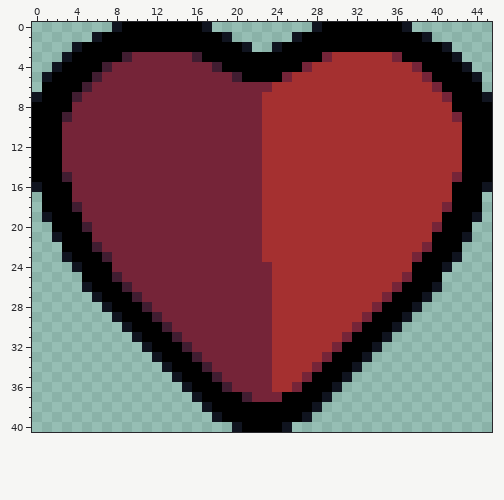
Pixel-art sprite, stored at Assets/Art/Temporary art/hp.png. The picture above is the old version.
The file is 46x41 pixels.
Now the later version:
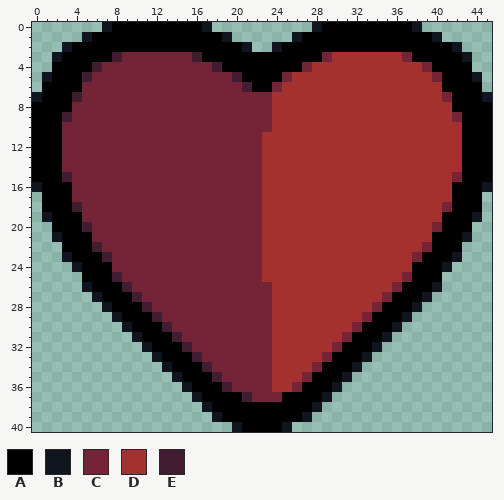
Palette (. is transparent): A #000000  B #10141f  C #752438  D #a53030  E #411d31
Diff:
{"y":0,"x":7,"old":".B","new":"BA"}
{"y":0,"x":37,"old":"B.","new":"AB"}
{"y":1,"x":5,"old":".B","new":"BA"}
{"y":1,"x":39,"old":"B.","new":"AB"}
{"y":2,"x":3,"old":".B","new":"BA"}
{"y":2,"x":41,"old":"B.","new":"AB"}
{"y":3,"x":2,"old":".B","new":"BA"}
{"y":3,"x":8,"old":"AE","new":"EC"}
{"y":3,"x":36,"old":"CA","new":"DC"}
{"y":3,"x":42,"old":"B.","new":"AB"}
{"y":4,"x":2,"old":"B","new":"A"}
{"y":4,"x":6,"old":"AE","new":"EC"}
{"y":4,"x":38,"old":"CA","new":"DC"}
{"y":4,"x":43,"old":"B","new":"A"}
{"y":5,"x":5,"old":"AE","new":"EC"}
{"y":5,"x":39,"old":"CA","new":"DC"}
{"y":6,"x":5,"old":"E","new":"C"}
{"y":6,"x":21,"old":"CCCD","new":"EAAC"}
{"y":6,"x":40,"old":"C","new":"D"}
{"y":7,"x":23,"old":"D","new":"C"}
{"y":8,"x":23,"old":"D","new":"C"}
{"y":9,"x":23,"old":"D","new":"C"}
{"y":10,"x":23,"old":"D","new":"C"}
{"y":24,"x":23,"old":"C","new":"D"}
{"y":25,"x":23,"old":"C","new":"D"}
